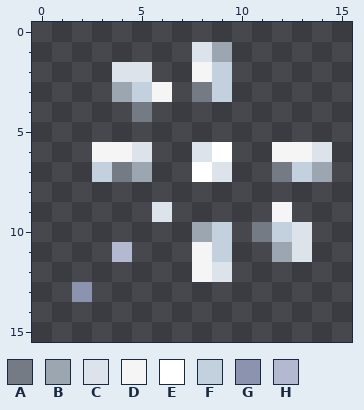
Pixel-art sprite: files/ui_gfx/gun_actions/silver_bullet_ray_6.png. The picture above is the old version.
The file is 16x16 pixels. Colours within 5 levels of each other are drawn and written as one.
Palette (. is transparent): A #747b84  B #9ba6b1  C #dce3ea  D #f5f5f5  E #ffffff  F #c3d1de  G #8b93af  H #b3b9d1
After:
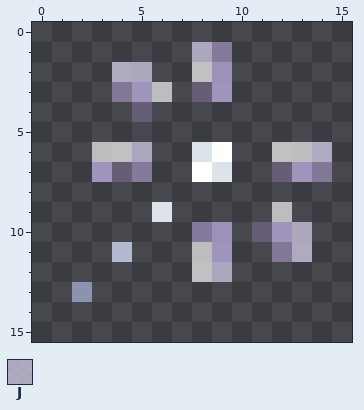
Colours new in this view: J #ded5f1b2
The exact change:
colour A: #747b84 -> #796c8cb2
colour B: #9ba6b1 -> #9f90bcb2
colour D: #f5f5f5 -> #f5f5f5b2
colour F: #c3d1de -> #c6b6ecb2
y 1: x 8 C -> J
y 2: x 4..5 CC -> JJ
y 6: x 5 C -> J; x 14 C -> J
y 10..11: x 13 C -> J
y 12: x 9 C -> J
Boxes around the changes in both pictures, in picture pixels (x1, y1, x2, y2):
changed: (92, 42, 332, 282)
